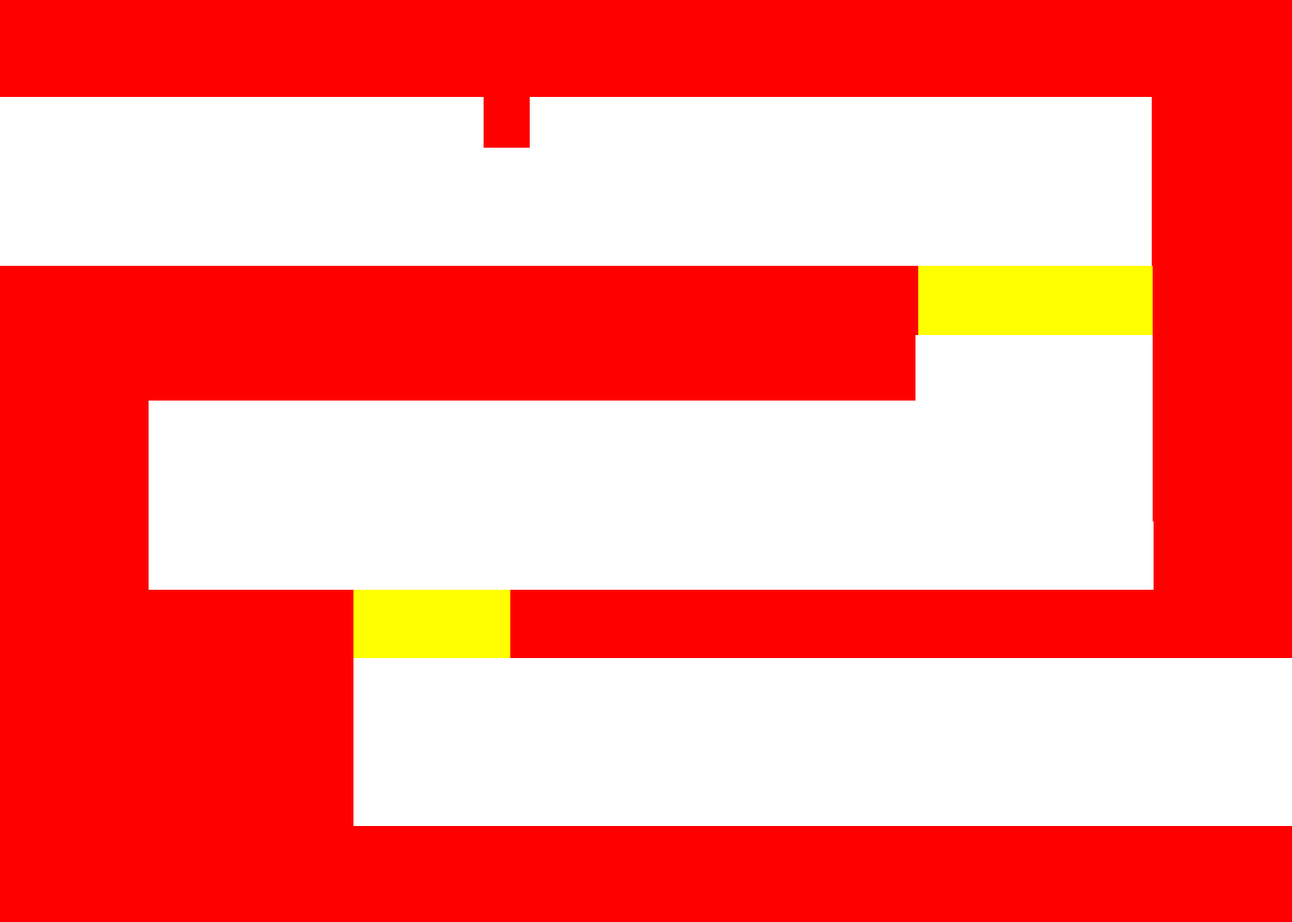
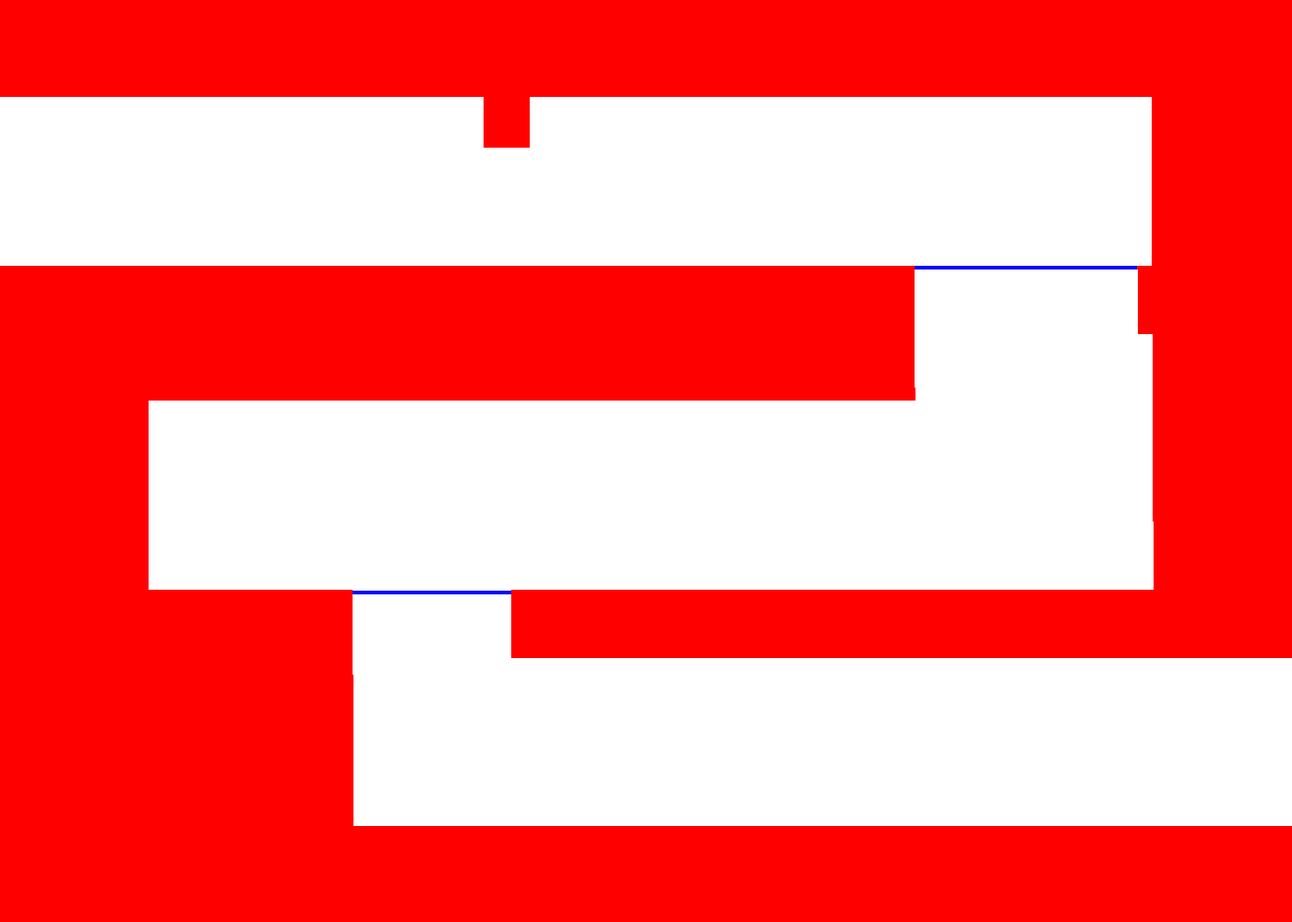
Layers edited between the first and the second 1292x922 image:
painted on "Layer 1" over [352, 265, 1153, 675]
